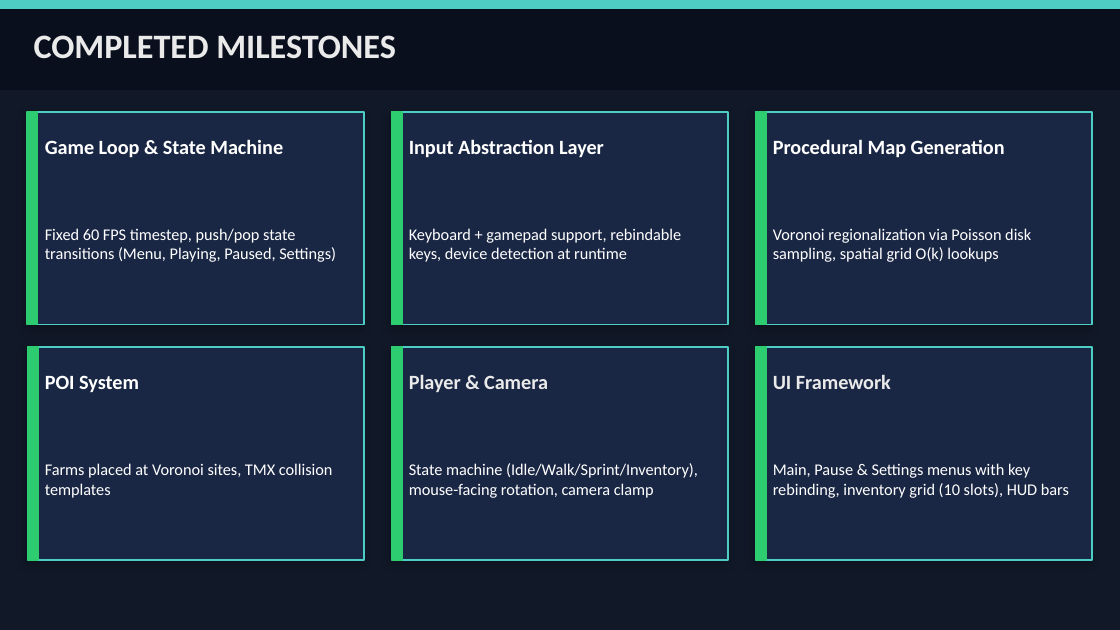
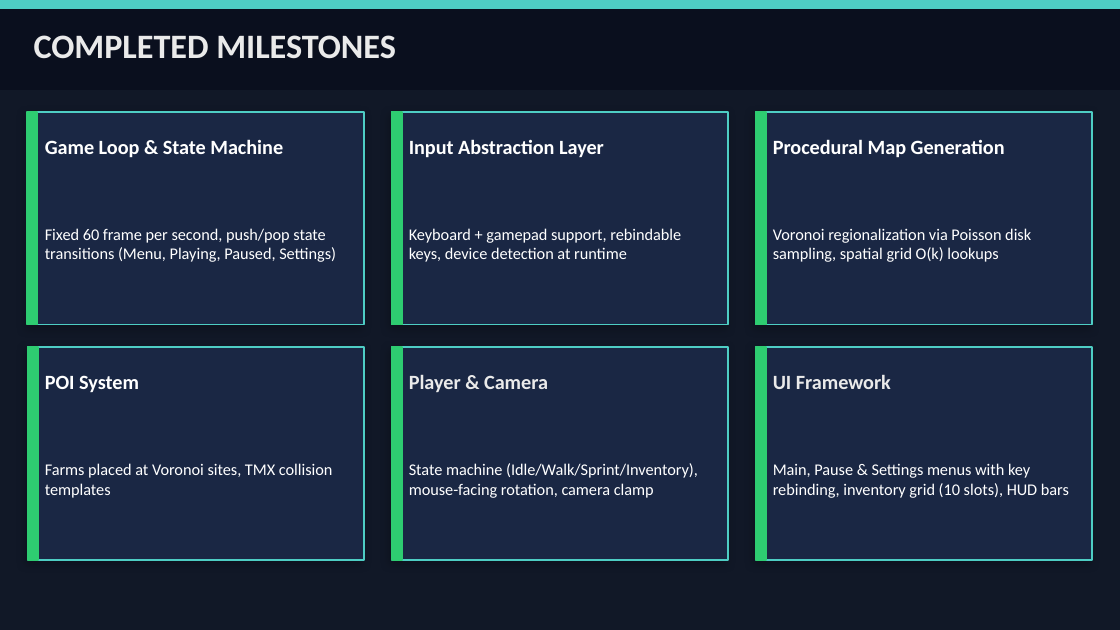
Before and after one commit to Edward-Norton/4th-Year-Thorns, a slide deck: slide 3 of Documentation/Presentations/Presentation-2.pptx. Drawn at 1120x630 pixels with LibreOffice and Linux fonts; fonts in the diff are those of the drawing. Boxes give left, top, right and bottom in pixels: in the first picture for what was removed or moved away, otherwise in the second. Text is boxed around its words. In the diff, an @@ line names an element or a change of style, - is before the commit and + after.

```diff
--- a/Documentation/Presentations/Presentation-2.pptx
+++ b/Documentation/Presentations/Presentation-2.pptx
@@ text at (45,228,336,262): text changed @@
-Fixed 60 FPS timestep, push/pop state transitions (Menu, Playing, Paused, Settings)
+Fixed 60 frame per second, push/pop state transitions (Menu, Playing, Paused, Settings)
```
Also in this commit, not shown: 3 other slides changed, 1 slide added, 1 slide removed.
